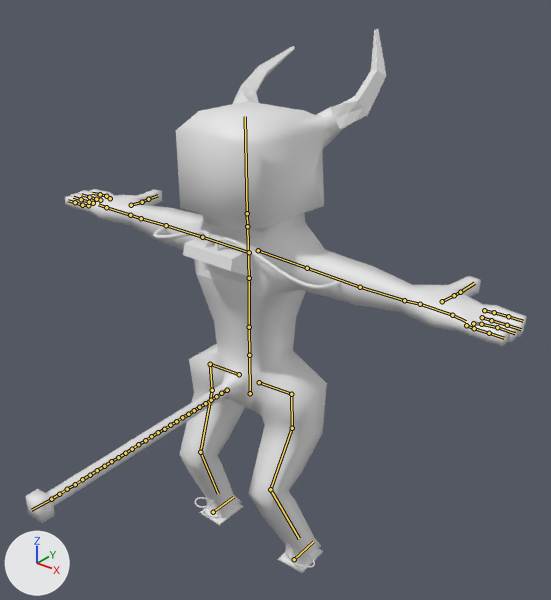
Two versions of the Blender file Blender Files/actual minotaur.blend, one commit apart.
Rendered twice from a camera (50 mm lens) standing at (9.56, -11.24, 13.6) and looking at (0.86, -0.37, 6.86). Arrows for +X, +Y and +Z are at lower left; the lights stay in place. The first picture is the older version. The bones that bend it are drawn over the model as lines.
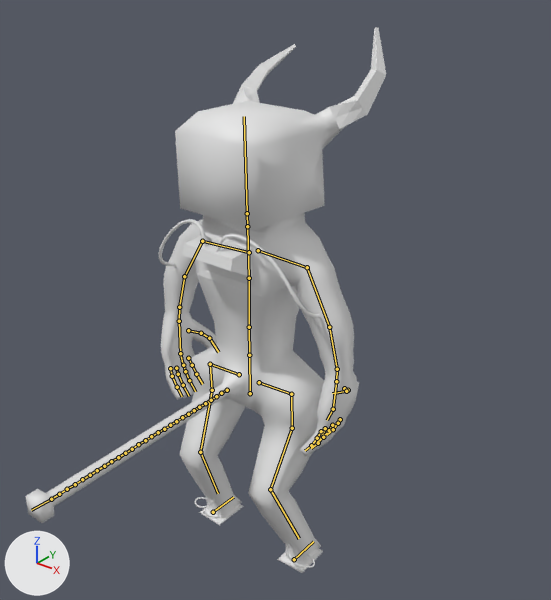
The newer file adds an action. The first version stands in its rest pose; the second is drawn at frame 1 of the action 'Punch'.

The change in detail:
Bone 'RightBicept' (bone_rightbicept) turns from (0, 0, 0) to (3, 1, -59) degrees about its own x, y and z.
Bone 'RightForearm' (bone_rightforearm) turns from (0, 0, 0) to (1, 1, -18) degrees about its own x, y and z.
Bone 'RightWrist' (bone_rightwrist) turns from (0, 0, 0) to (1, 1, -17) degrees about its own x, y and z.
Bone 'RightHandUpper' (bone_righthandupper) turns from (0, 0, 0) to (1, -3, -11) degrees about its own x, y and z.
Bone 'RightLowerPinky' (bone_rightlowerpinky) turns from (0, 0, 0) to (1, -3, -10) degrees about its own x, y and z.
Bone 'RightMiddlePinky' (bone_rightmiddlepinky) turns from (0, 0, 0) to (0, 0, -5) degrees about its own x, y and z.
Bone 'RightLowerRing' (bone_rightlowerring) turns from (0, 0, 0) to (-1, -2, -10) degrees about its own x, y and z.
Bone 'RightMiddleRing' (bone_rightmiddlering) turns from (0, 0, 0) to (0, 0, -5) degrees about its own x, y and z.
Bone 'RightLowerMiddle' (bone_rightlowermiddle) turns from (0, 0, 0) to (1, -1, -10) degrees about its own x, y and z.
Bone 'RightMiddleMiddle' (bone_rightmiddlemiddle) turns from (0, 0, 0) to (0, 0, -5) degrees about its own x, y and z.
Bone 'RightLowerPointer' (bone_rightlowerpointer) turns from (0, 0, 0) to (1, 2, -10) degrees about its own x, y and z.
Bone 'RightMiddlePointer' (bone_rightmiddlepointer) turns from (0, 0, 0) to (0, 0, -5) degrees about its own x, y and z.
Bone 'RightHandPreThumb' (bone_righthandprethumb) turns from (0, 0, 0) to (11, -2, -32) degrees about its own x, y and z.
Bone 'RightLowerThumb' (bone_rightlowerthumb) turns from (0, 0, 0) to (9, -12, -18) degrees about its own x, y and z.
Bone 'RightUpperThumb' (bone_rightupperthumb) turns from (0, 0, 0) to (0, -11, -46) degrees about its own x, y and z.
Bone 'LeftChest' (bone_leftchest) turns from (0, 0, 0) to (0, 1, 4) degrees about its own x, y and z.
Bone 'LeftBicept' (bone_leftbicept) turns from (0, 0, 0) to (3, -1, 57) degrees about its own x, y and z.
Bone 'LeftForearm' (bone_leftforearm) turns from (0, 0, 0) to (1, -1, 19) degrees about its own x, y and z.
Bone 'LeftWrist' (bone_leftwrist) turns from (0, 0, 0) to (0, 0, 7) degrees about its own x, y and z.
Bone 'LeftHandLower' (bone_lefthandlower) turns from (0, 0, 0) to (0, 0, 7) degrees about its own x, y and z.
Bone 'LeftHandUpper' (bone_lefthandupper) turns from (0, 0, 0) to (1, 0, 12) degrees about its own x, y and z.
Bone 'LeftLowerPinky' (bone_leftlowerpinky) turns from (0, 0, 0) to (1, 2, 8) degrees about its own x, y and z.
Bone 'LeftMiddlePinky' (bone_leftmiddlepinky) turns from (0, 0, 0) to (1, 1, 11) degrees about its own x, y and z.
Bone 'LeftLowerRing' (bone_leftlowerring) turns from (0, 0, 0) to (1, 1, 9) degrees about its own x, y and z.
Bone 'LeftMiddleRing' (bone_leftmiddlering) turns from (0, 0, 0) to (1, 1, 11) degrees about its own x, y and z.
Bone 'LeftLowerMiddle' (bone_leftlowermiddle) turns from (0, 0, 0) to (1, 1, 9) degrees about its own x, y and z.
Bone 'LeftMiddleMiddle' (bone_leftmiddlemiddle) turns from (0, 0, 0) to (1, 1, 11) degrees about its own x, y and z.
Bone 'LeftUpperMiddle' (bone_leftuppermiddle) turns from (0, 0, 0) to (1, 1, 8) degrees about its own x, y and z.
Bone 'LeftLowerPointer' (bone_leftlowerpointer) turns from (0, 0, 0) to (-1, -2, 8) degrees about its own x, y and z.
Bone 'LeftMiddlePointer' (bone_leftmiddlepointer) turns from (0, 0, 0) to (-1, 1, 11) degrees about its own x, y and z.
Bone 'LeftUpperPointer' (bone_leftupperpointer) turns from (0, 0, 0) to (-1, 1, 8) degrees about its own x, y and z.
Bone 'LeftHandPreThumb' (bone_lefthandprethumb) turns from (0, 0, 0) to (38, 13, 47) degrees about its own x, y and z.
Bone 'LeftLowerThumb' (bone_leftlowerthumb) turns from (0, 0, 0) to (-7, 3, 18) degrees about its own x, y and z.
Bone 'LeftUpperThumb' (bone_leftupperthumb) turns from (0, 0, 0) to (-6, 17, 23) degrees about its own x, y and z.

Changed parts and their boxes [x1, y1, x2, y2] in the pictures (551 x 600 px):
'Cube', posed (28% narrower): before [25, 29, 527, 573]; after [25, 27, 386, 573]
bone 'RightBicept', root to tip: before (307, 268) to (360, 287); after (307, 267) to (329, 327)
bone 'RightForearm', root to tip: before (360, 287) to (404, 300); after (329, 327) to (337, 369)
bone 'RightWrist', root to tip: before (404, 300) to (420, 304); after (337, 369) to (336, 381)
bone 'RightHandUpper', root to tip: before (452, 315) to (466, 321); after (333, 409) to (327, 420)
bone 'RightLowerPinky', root to tip: before (466, 325) to (474, 328); after (321, 431) to (317, 438)
bone 'RightMiddlePinky', root to tip: before (474, 328) to (489, 333); after (317, 438) to (311, 445)
bone 'RightLowerRing', root to tip: before (473, 323) to (481, 324); after (325, 428) to (323, 435)
bone 'RightMiddleRing', root to tip: before (481, 324) to (497, 327); after (323, 435) to (318, 443)
bone 'RightLowerMiddle', root to tip: before (482, 317) to (491, 320); after (332, 425) to (329, 430)
bone 'RightMiddleMiddle', root to tip: before (491, 320) to (507, 325); after (329, 430) to (323, 437)
bone 'RightLowerPointer', root to tip: before (484, 310) to (494, 312); after (340, 419) to (338, 423)
bone 'RightMiddlePointer', root to tip: before (494, 312) to (508, 316); after (338, 423) to (333, 429)
bone 'RightHandPreThumb', root to tip: before (442, 301) to (454, 295); after (344, 388) to (348, 390)
bone 'RightLowerThumb', root to tip: before (454, 295) to (460, 292); after (348, 390) to (346, 391)
bone 'RightUpperThumb', root to tip: before (460, 292) to (474, 283); after (346, 391) to (332, 393)
bone 'LeftChest', root to tip: before (249, 252) to (202, 237); after (249, 252) to (202, 241)
bone 'LeftBicept', root to tip: before (202, 237) to (166, 225); after (202, 241) to (184, 276)
bone 'LeftForearm', root to tip: before (166, 225) to (141, 218); after (184, 276) to (179, 307)
bone 'LeftWrist', root to tip: before (141, 218) to (130, 215); after (179, 307) to (179, 321)
bone 'LeftHandLower', root to tip: before (130, 215) to (106, 207); after (179, 321) to (180, 353)
bone 'LeftHandUpper', root to tip: before (106, 207) to (98, 204); after (180, 353) to (183, 365)
bone 'LeftLowerPinky', root to tip: before (88, 205) to (82, 205); after (170, 368) to (172, 376)
bone 'LeftMiddlePinky', root to tip: before (82, 205) to (75, 202); after (172, 376) to (177, 387)
bone 'LeftLowerRing', root to tip: before (93, 203) to (89, 202); after (176, 368) to (178, 374)
bone 'LeftMiddleRing', root to tip: before (89, 202) to (81, 199); after (178, 374) to (183, 385)
bone 'LeftLowerMiddle', root to tip: before (100, 200) to (96, 199); after (183, 365) to (185, 371)
bone 'LeftMiddleMiddle', root to tip: before (96, 199) to (89, 197); after (185, 371) to (189, 380)
bone 'LeftUpperMiddle', root to tip: before (89, 197) to (81, 194); after (189, 380) to (195, 391)
bone 'LeftLowerPointer', root to tip: before (110, 198) to (106, 196); after (188, 358) to (192, 365)
bone 'LeftMiddlePointer', root to tip: before (106, 196) to (100, 194); after (192, 365) to (196, 374)
bone 'LeftUpperPointer', root to tip: before (100, 194) to (92, 193); after (196, 374) to (202, 384)
bone 'LeftHandPreThumb', root to tip: before (131, 205) to (142, 202); after (188, 330) to (201, 333)
bone 'LeftLowerThumb', root to tip: before (142, 202) to (148, 199); after (201, 333) to (209, 338)
bone 'LeftUpperThumb', root to tip: before (148, 199) to (158, 195); after (209, 338) to (218, 352)
